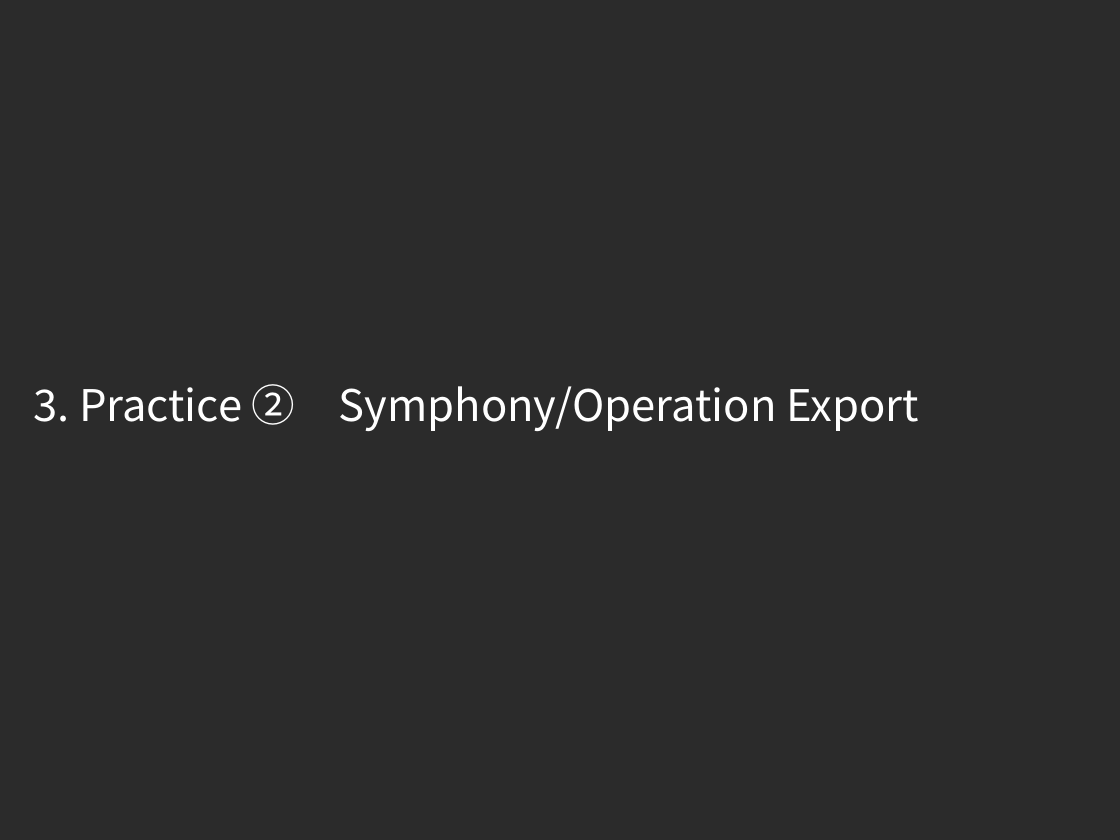
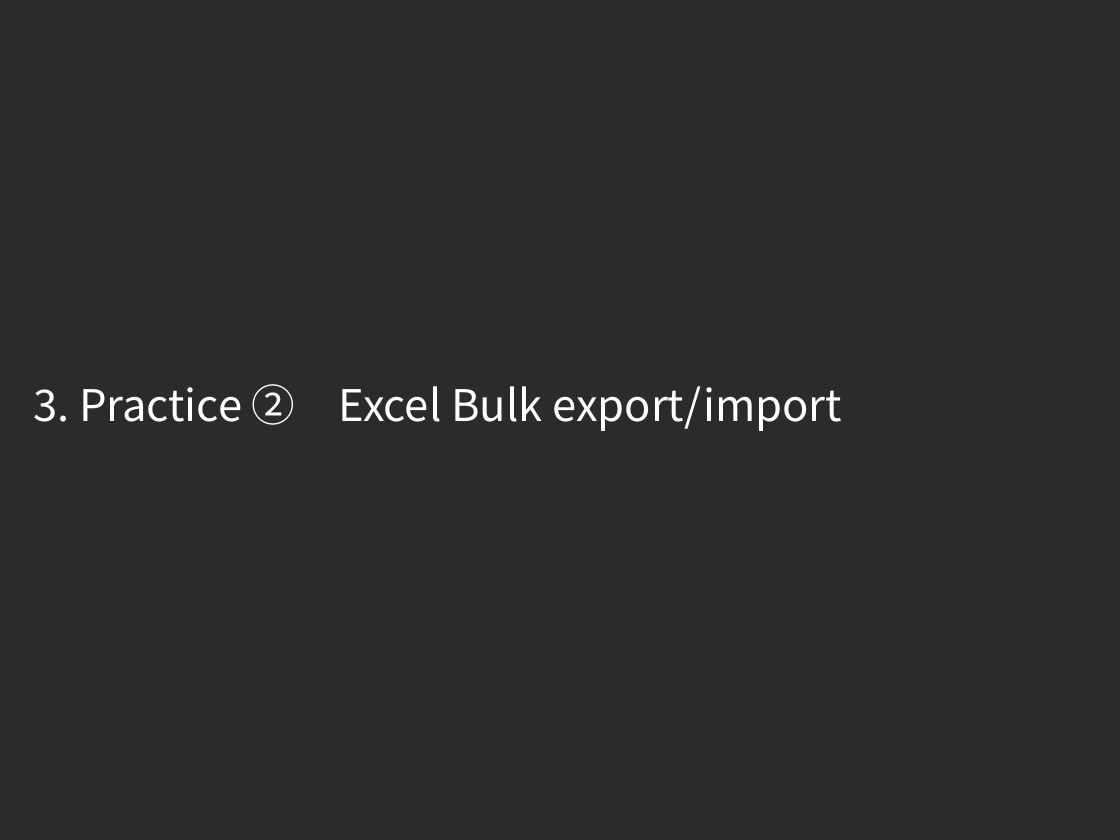
Before and after one commit to exastro-suite/it-automation-docs, a slide deck: slide 19 of asset/Learn/ITA-export-import_EN_practice.pptx. Drawn at 1120x840 pixels with LibreOffice and Linux fonts; fonts in the diff are those of the drawing; background and template pictures are left out; a plain dark background stands for a picture behind light text. Boxes give left, top, right and bottom in pixels: in the first picture for what was removed or moved away, otherwise in the second. Text is boxed around its words. In the diff, an @@ line names an element or a change of style, - is before the commit and + after.

```diff
--- a/asset/Learn/ITA-export-import_EN_practice.pptx
+++ b/asset/Learn/ITA-export-import_EN_practice.pptx
@@ title at bbox=[33, 384, 842, 431]: text changed @@
-3. Practice ② Symphony/Operation Export
+3. Practice ② Excel Bulk export/import
```
Also in this commit, not shown: 15 other slides changed, 4 slides added, 9 slides removed, 30 other files.
